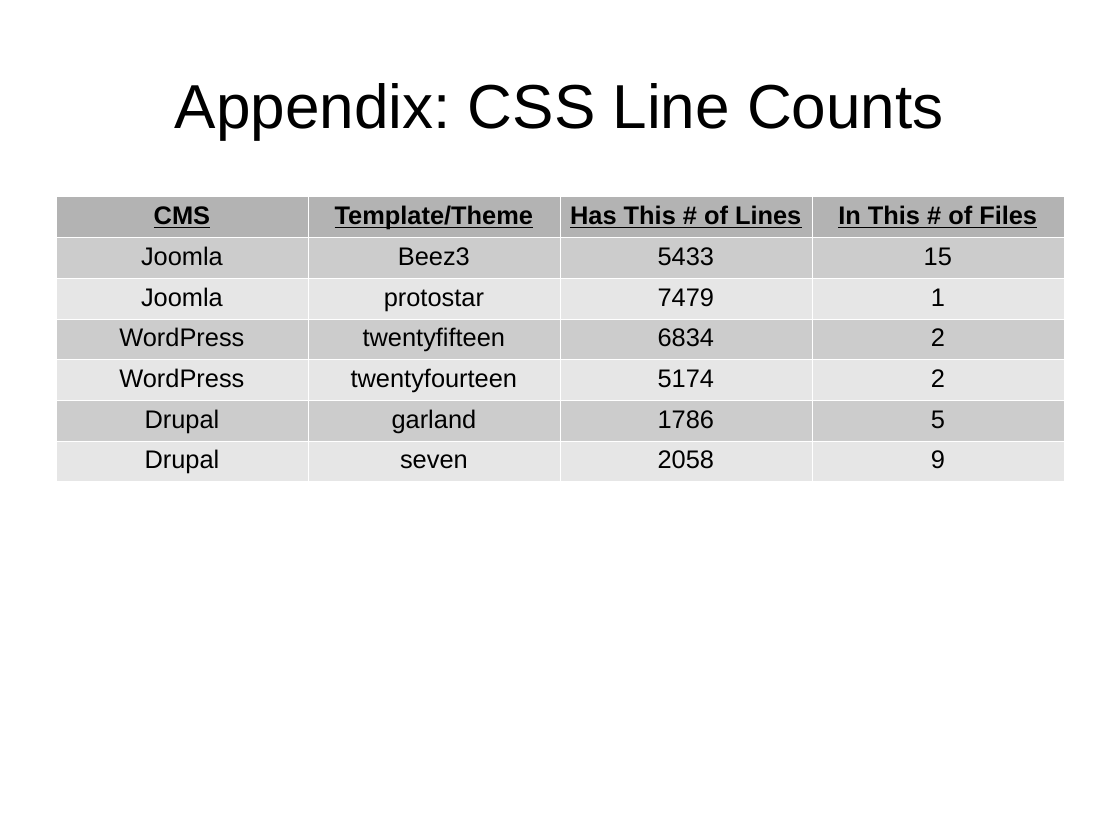
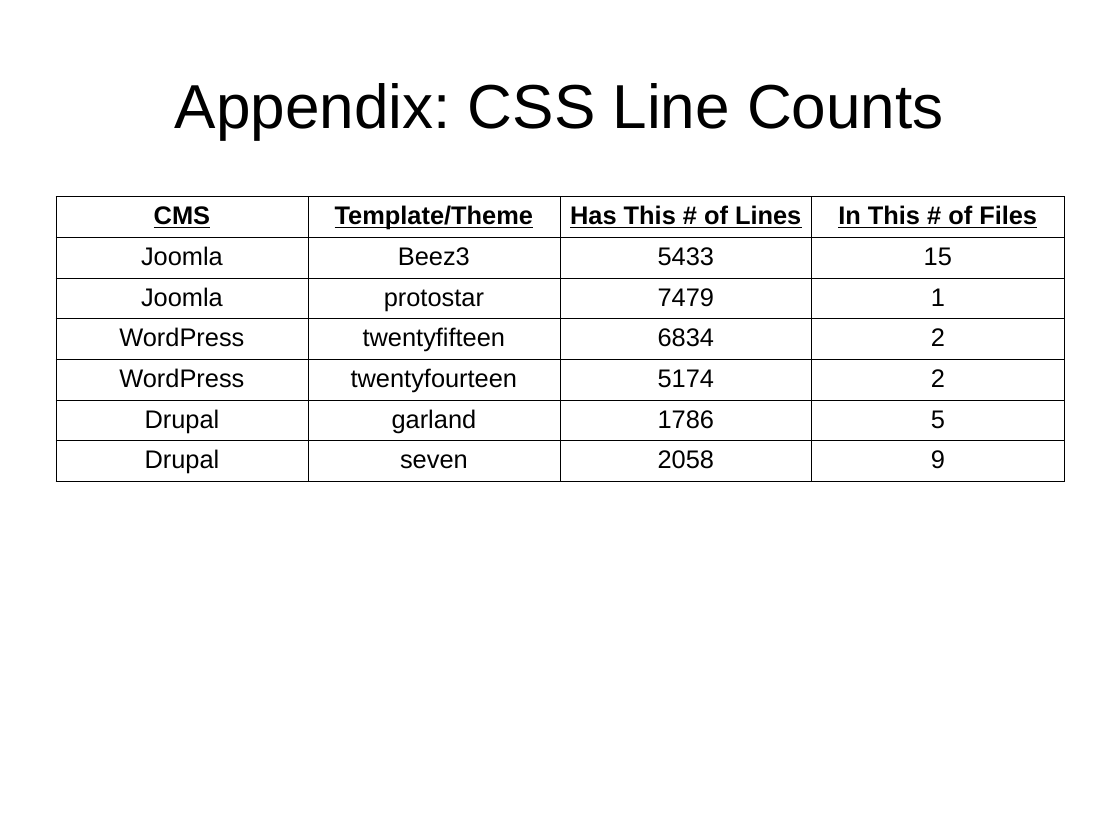
Before and after one commit to tomwhartung/jmws_accoutrements, a slide deck: slide 56 of presentations/2016_04-AWD_in_PHP_CMSes/AWD_in_PHP_CMSes-slides.odp (slide 55 before the commit). Drawn at 1120x840 pixels with LibreOffice and Linux fonts; fonts in the diff are those of the drawing. Boxes give left, top, right and bottom in pixels: in the first picture for what was removed or moved away, otherwise in the second. Text is boxed around its words. In the diff, an @@ line names an element or a change of style, - is before the commit and + after.

```diff
--- a/presentations/2016_04-AWD_in_PHP_CMSes/AWD_in_PHP_CMSes-slides.odp
+++ b/presentations/2016_04-AWD_in_PHP_CMSes/AWD_in_PHP_CMSes-slides.odp
@@ table at (x1=56, y1=196, x2=1064, y2=478) @@
@@ fill #B3B3B3 to none in row 1 @@
@@ fill #CCCCCC to none in 12 cells @@
@@ fill #E6E6E6 to none in 12 cells @@
@@ borders changed @@
```
Also in this commit, not shown: 1 other slide changed, 1 slide added.
